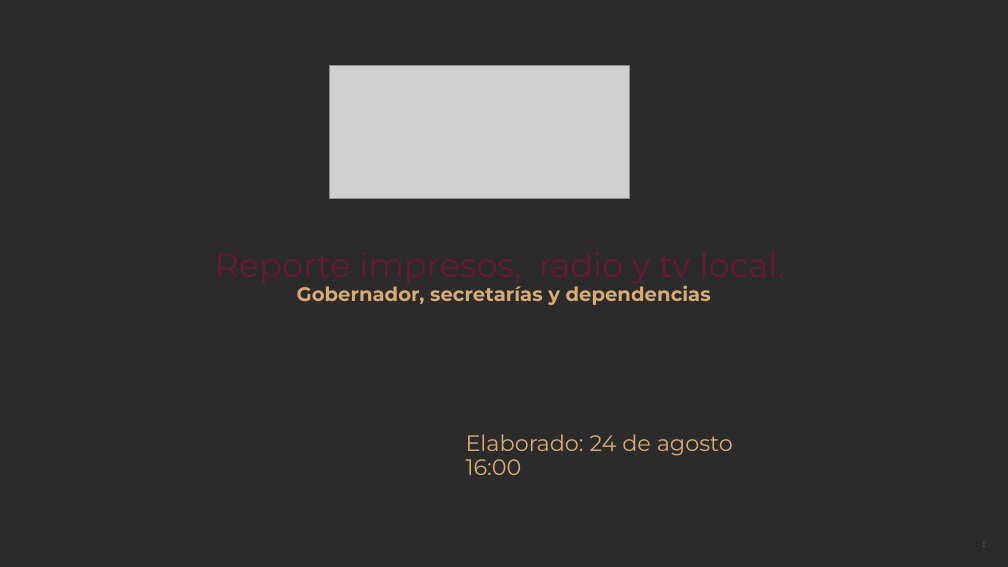
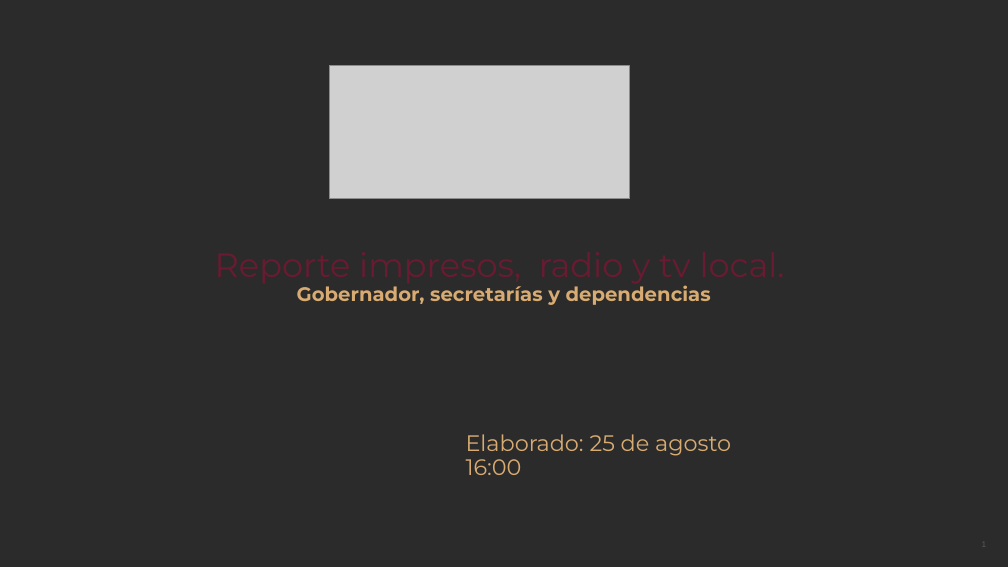
Before and after one commit to thelonious9/Reporteportadas, a slide deck: slide 1 of Reporte 250826.pptx. Drawn at 1008x567 pixels with LibreOffice and Linux fonts; fonts in the diff are those of the drawing; grey boxes stand for pictures; background and template pictures are left out; a plain dark background stands for a picture behind light text. Boxes give left, top, right and bottom in pixels: in the first picture for what was removed or moved away, otherwise in the second. Text is boxed around its words. In the diff, an @@ line names an element or a change of style, - is before the commit and + after.

```diff
--- a/Reporte 250826.pptx
+++ b/Reporte 250826.pptx
@@ text at (466,434,731,456): text changed @@
-Elaborado: 24 de agosto
+Elaborado: 25 de agosto
```
Also in this commit, not shown: 5 other slides changed, 2 slides added.
